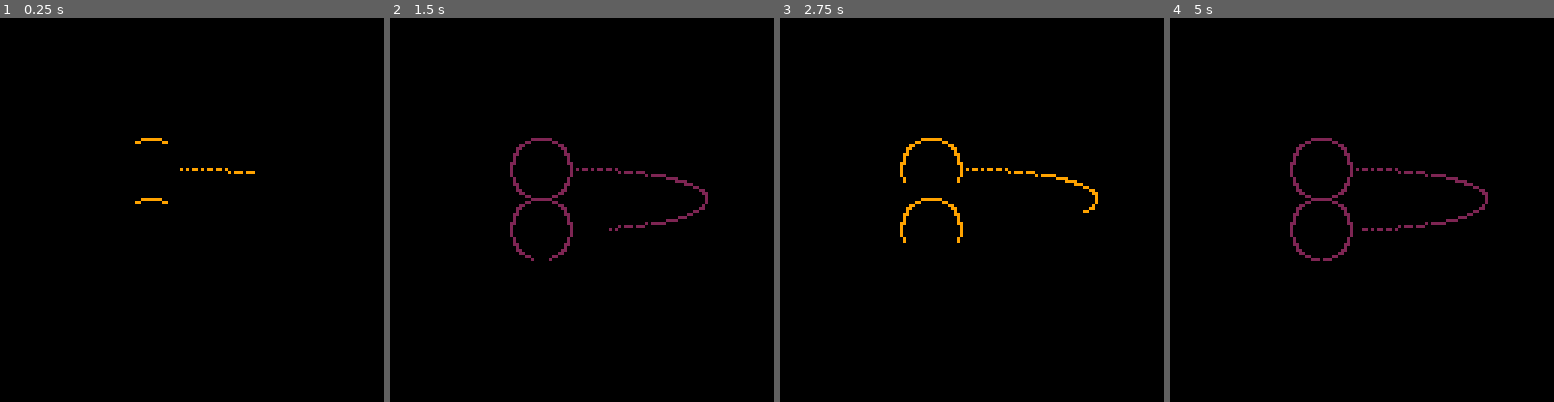
Above: before the commit, frames 1-4 (left to right).
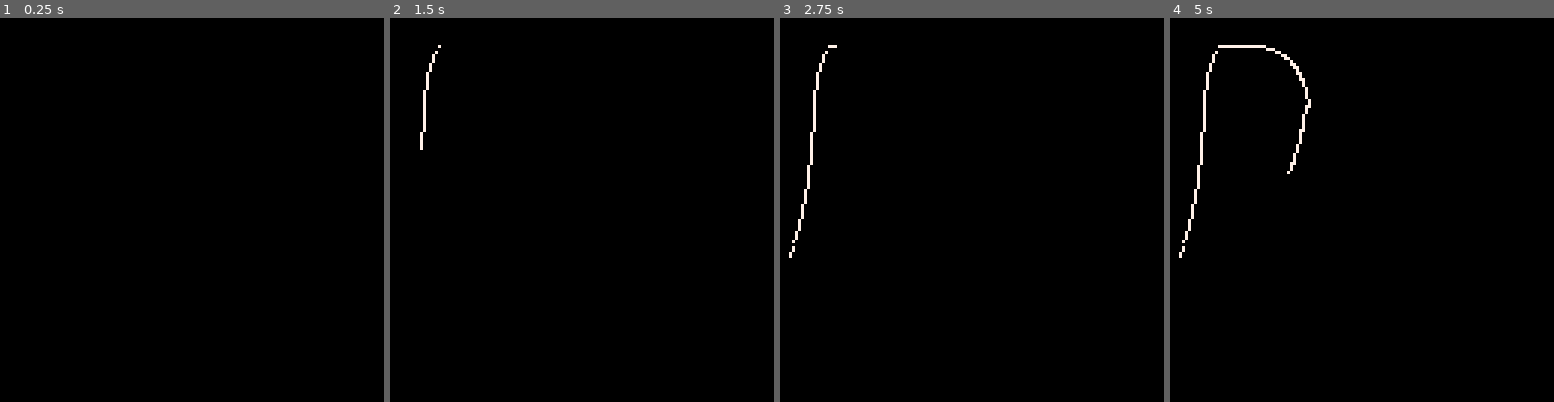
Above: after the commit, the same moments.

Repository: yami-five/revision_demo
Game: PICO-8 cartridge beziera.p8
The game is run twice, just before and just after one commit, with the same random seed, the same clock (stepped at 60 frames per second) and the same inputs.
Inputs:
- Up to frame 1 (0.25 s): no input
- Up to frame 2 (1.5 s): no input
- Up to frame 3 (2.75 s): no input
- Up to frame 4 (5 s): no input

The runs differ from the first frame. In frame 1, 0.2% of the frame differs, in the area x 35-67%, y 31-49%; in frame 2, 1.4%; in frame 3, 1.3%; in frame 4, 2.1%, in the area x 2-83%, y 7-64%.

Commit message:
finished beziera demo

Diff:
--- a/beziera.p8
+++ b/beziera.p8
@@ -2,23 +2,20 @@
 version 42
 __lua__
 bPoints="\
-    60,50,120,50,120,70,60,70,\
-    50,60,37,60,37,80,50,80,\
-    50,60,63,60,63,80,50,80,\
-    50,40,37,40,37,60,50,60,\
-    50,40,63,40,63,60,50,60"
+        16,9,7,24,15,41,3,79,\
+        16,9,32,8,43,9,46,29,\
+        45,29,41,54,30,81,2,79,\
+        60,82,31,83,31,64,53,60,\
+        53,60,64,55,61,73,33,81,\
+        67,50,71,55,66,71,65,80,\
+        68,55,73,59,82,60,74,80,\
+        74,79,78,63,88,60,87,77,\
+        99,60,89,59,84,79,98,78,\
+        97,78,113,74,112,60,99,60"
+calculatedCurve={}
+t=-10
+c=7
 
-t=0
-c=1
-function _init()
-    bPoints=split(bPoints)
-end
-function _update()
-    t+=0.02
-    if t>1 then t=0 end
-    c+=1
-    if c>15 then c=1 end
-end
 function calc_point(i,offset)
     x=bPoints[1+offset*8]*(1-i)*(1-i)*(1-i)
     x+=3*bPoints[3+offset*8]*i*(1-i)*(1-i)
@@ -32,14 +29,38 @@
 
     return flr(x+0.5),flr(y+0.5)
 end
-function _draw()
-    cls()
-    for j=0,4 do
-        for i=0,t,0.01 do
+function _init()
+    bPoints=split(bPoints)
+end
+function init()
+    curvesCount=(#bPoints)/8
+    last_x, last_y=-1,-1
+    for j=0,curvesCount-1 do
+        for i=0,1,0.01 do
             x,y=calc_point(i,j)
-            pset(x,y,c)
+            printh(x.." "..y,"log.txt")
+            if x!=last_x or y!=last_y then
+                add(calculatedCurve,x)
+                add(calculatedCurve,y)
+                last_x,last_y=x,y
+            end
         end
     end
+end
+function _update()
+    t+=1
+    if t==0 then
+        init()
+    end
+end
+function _draw()
+    if t<0 then
+        cls()
+        -- printh(t,"log.txt",true)
+    elseif t<#calculatedCurve then
+        pset(calculatedCurve[t*2+1],calculatedCurve[t*2+2],c)
+    end
+
 end
 __gfx__
 00000000000000000000000000000000000000000000000000000000000000000000000000000000000000000000000000000000000000000000000000000000
